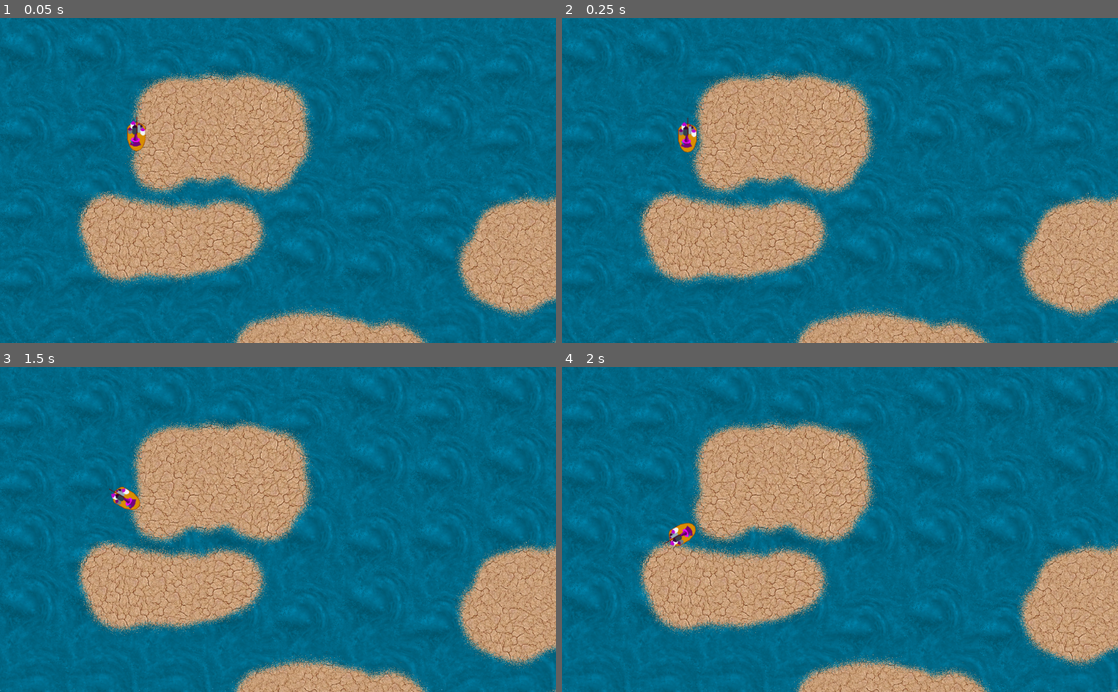
Above: before the commit, frames 1-4 (two rows, left to right).
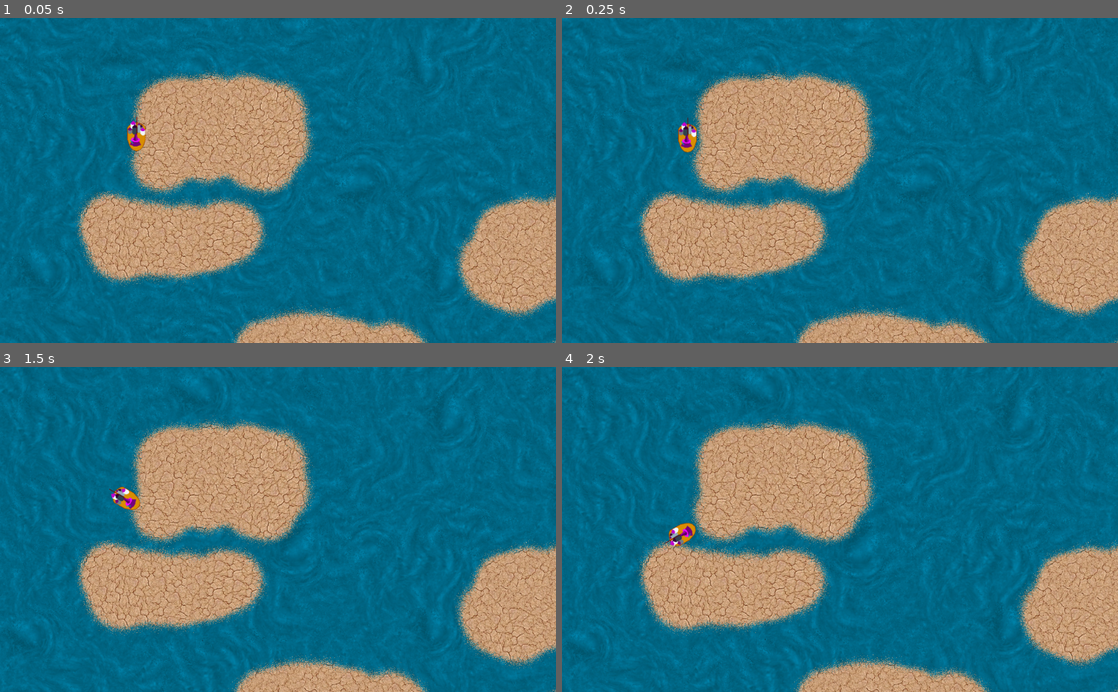
Above: after the commit, the same moments.

Repository: derhannesb/mergicians
Game: Godot game, scene res://scenes/main.tscn
Two runs of this game, one before a commit and one after it. Both use one fixed random seed, a clock stepped at 60 frames per second and the inputs below.
Inputs:
- Up to frame 1 (0.05 s): no input
- Up to frame 2 (0.25 s): no input
- Up to frame 3 (1.5 s): hold D (right) 0.53-1.28 s; hold S (down) from 1.28 s (still down)
- Up to frame 4 (2 s): keep holding S (down)

The runs differ from the first frame. In frame 1, 3.6% of the frame differs, in the area x 0-100%, y 0-100%; in frame 2, 3.4%; in frame 3, 3.7%; in frame 4, 3.6%.

Commit message:
better water

Diff:
--- a/scenes/Terrain.gd
+++ b/scenes/Terrain.gd
@@ -9,11 +9,17 @@
 	generate_islands()
 
 func generate_water():
-	for i in range(0,get_viewport().size.x / 128 + 1):
-		for a in range(0,get_viewport().size.y / 128 + 1):
+	var bigprime = 9973
+	var num_x = int (get_viewport().size.x / 111 + 1)
+	var num_y = int (get_viewport().size.y / 128 + 2)
+	for i in range(0,num_x):
+		for a in range(0,num_y):
 			var water_part = pl_water_part.instance()
-			water_part.position.x = i*128
-			water_part.position.y = a*128
+			var x = (i*bigprime) % num_x
+			var y = (a*bigprime) % num_y
+			water_part.position.x = x * 111
+			water_part.position.y = y * 128 - (x%2)*64
+			water_part.rotation_degrees = rand_range(0,359)
 			self.add_child(water_part)
 
 func generate_islands():
@@ -25,6 +31,7 @@
 	for a in range(0,rand_range(2,16)):
 		for i in range(0,rand_range(2,16)):
 			var island_part = pl_island_part.instance()
-			island_part.position = Vector2(last_position.x + rand_range(-20, 20) + (i*20), last_position.y + rand_range(-20, 20) + (a*20))
+			island_part.position = Vector2(last_position.x + rand_range(-20, 20) + (i*20),
+			                               last_position.y + rand_range(-20, 20) + (a*20))
 			island_part.rotation_degrees = rand_range(0,359)
 			self.add_child(island_part)
--- a/scenes/WaterPart.tscn
+++ b/scenes/WaterPart.tscn
@@ -17,7 +17,7 @@
 tracks/0/enabled = true
 tracks/0/keys = {
 "times": PoolRealArray( 0.2, 2.5 ),
-"transitions": PoolRealArray( 1, 1 ),
+"transitions": PoolRealArray( -1.5, -1.5 ),
 "update": 0,
 "values": [ 0.0, 30.0 ]
 }
@@ -29,7 +29,7 @@
 tracks/1/enabled = true
 tracks/1/keys = {
 "times": PoolRealArray( 0.2, 2.5 ),
-"transitions": PoolRealArray( 1, 1 ),
+"transitions": PoolRealArray( -1.5, -1.5 ),
 "update": 0,
 "values": [ Vector2( 1, 1 ), Vector2( 1.25, 1.25 ) ]
 }
